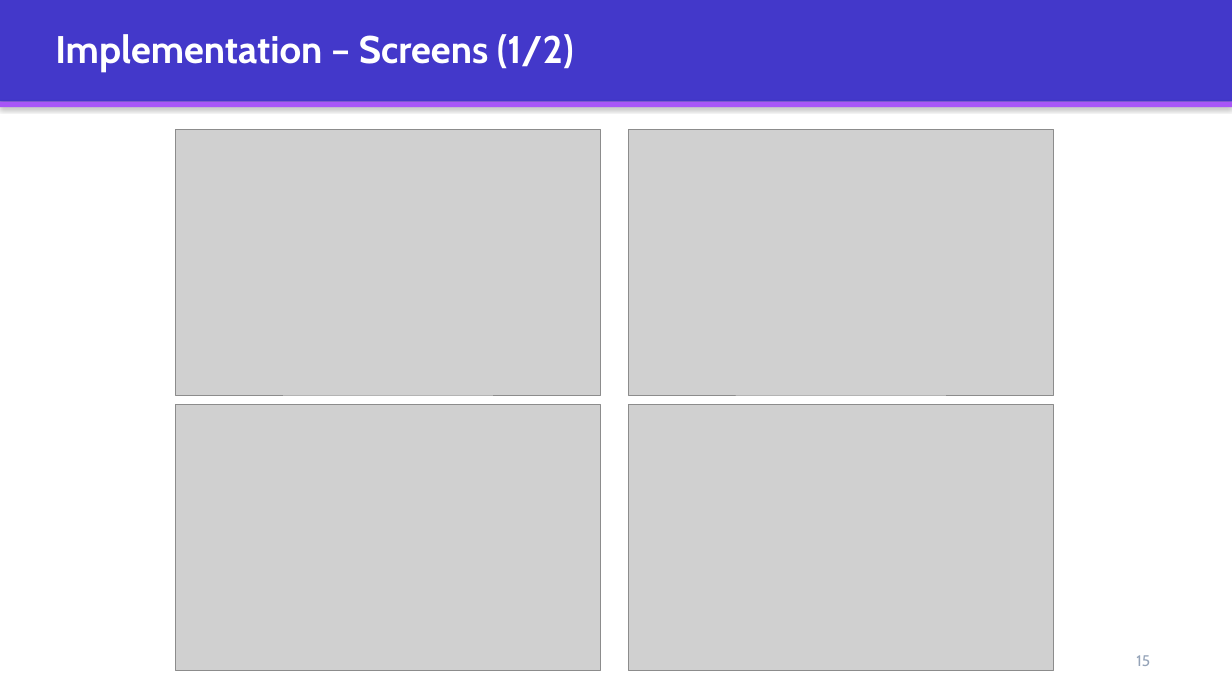
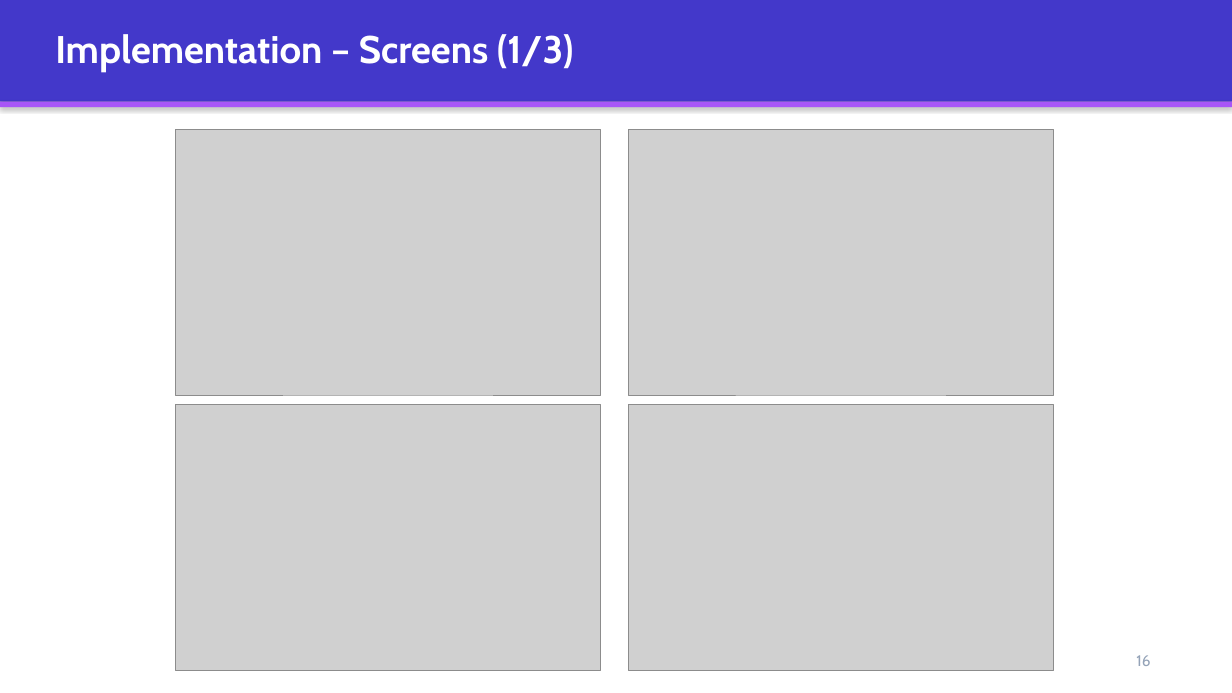
Before and after one commit to Shreya-Kumbar/NirBug--Software-Bug-Tracking-System-, a slide deck: slide 16 of docs/NirBug_Presentation.pptx (slide 15 before the commit). Drawn at 1232x693 pixels with LibreOffice and Linux fonts; fonts in the diff are those of the drawing; grey boxes stand for pictures. Boxes give left, top, right and bottom in pixels: in the first picture for what was removed or moved away, otherwise in the second. Text is boxed around its words. In the diff, an @@ line names an element or a change of style, - is before the commit and + after.

```diff
--- a/docs/NirBug_Presentation.pptx
+++ b/docs/NirBug_Presentation.pptx
@@ text at <box>55,34,574,72</box>: text changed @@
-Implementation – Screens (1/2)
+Implementation – Screens (1/3)
@@ text at <box>1136,655,1150,666</box>: text changed @@
-15
+16
```
Also in this commit, not shown: 6 other slides changed, 2 slides added, 37 other files.
